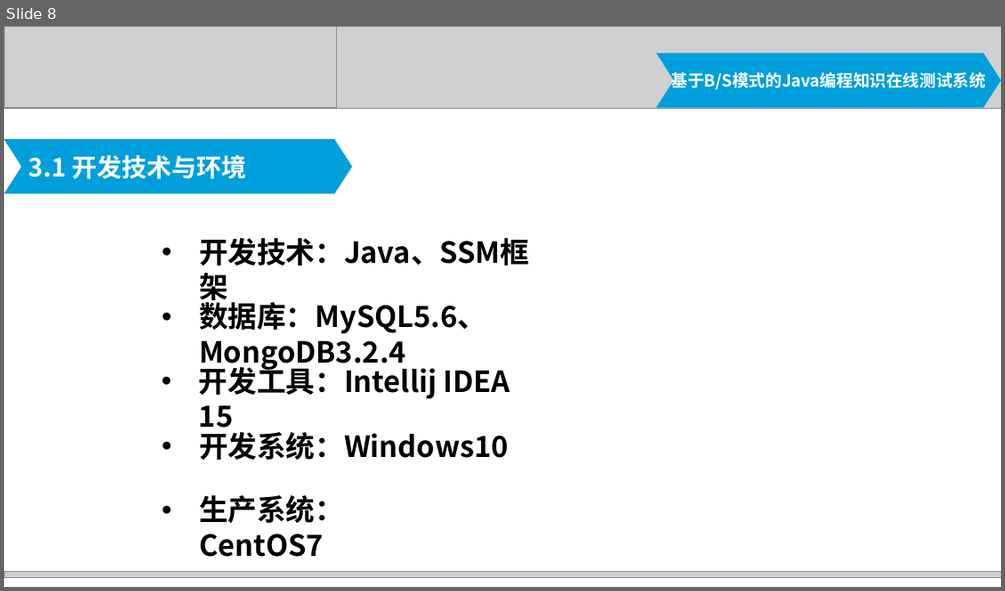
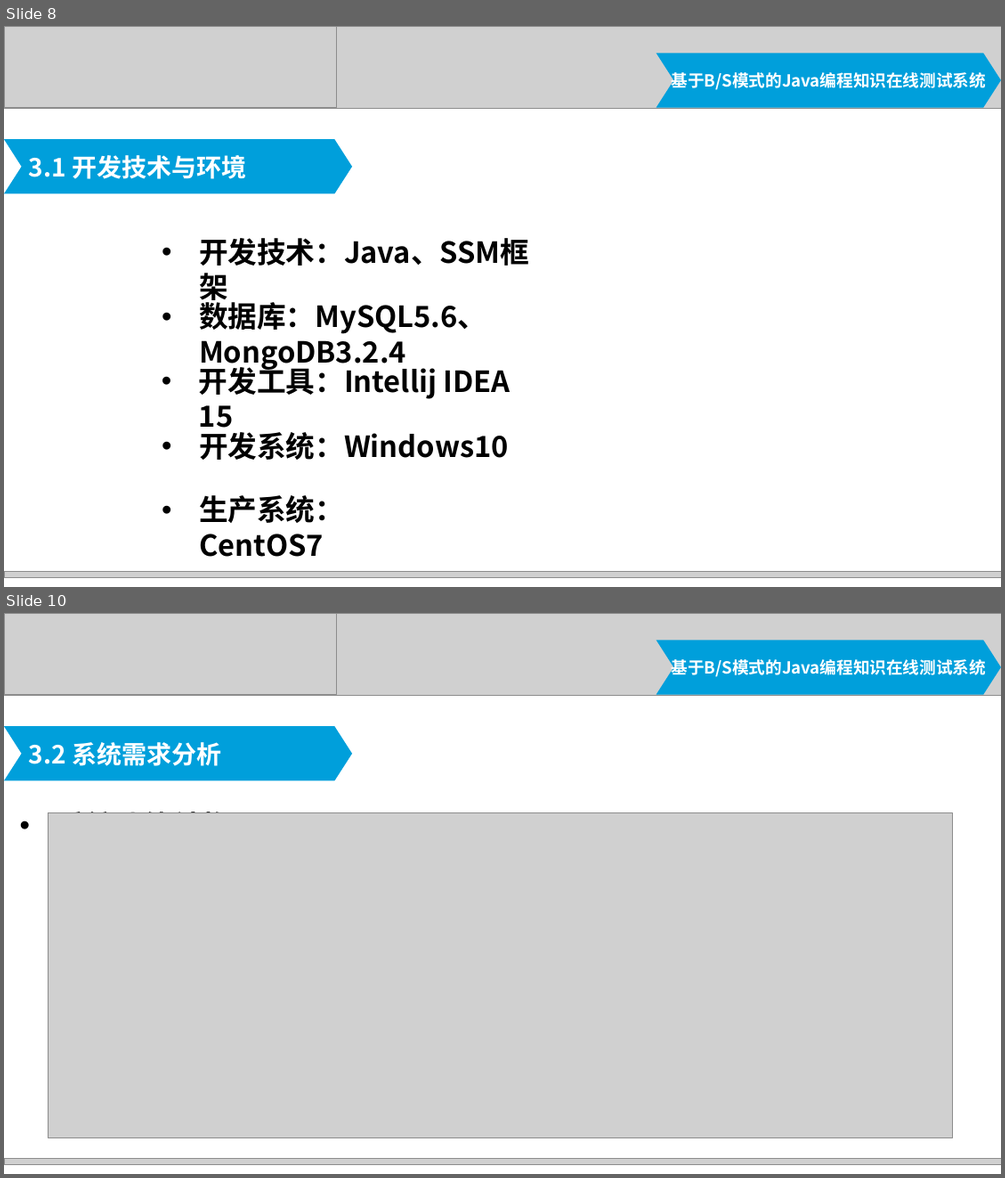
Before and after one commit to zhangweiheu/-, a slide deck: 2012211127-毕业答辩.pptx. Shown one above the other, each under a label of ours: slide 8 before the commit, slides 8 and 10 after it; the slides between them are not shown. The pictures are 1005x591 and 1005x1178 pixels, drawn with LibreOffice and Linux fonts; fonts in the diff are those of the drawing; grey boxes stand for pictures. Boxes give left, top, right and bottom in pixels: in the first picture for what was removed or moved away, otherwise in the second. Text is boxed around its words. In the diff, an @@ line names an element or a change of style, - is before the commit and + after.

```diff
--- a/2012211127-毕业答辩.pptx
+++ b/2012211127-毕业答辩.pptx
@@ slide 10 added at [4,613,1001,1174], background #FFFFFF @@
@@ picture added at [4,613,1001,695] @@
@@ picture added at [4,613,336,695] @@
@@ chevron added at [656,640,1001,695], fill #009FDB, 16 pt, text #FFFFFF, bold @@
+基于B/S模式的Java编程知识在线测试系统
@@ chevron added at [4,726,353,780], fill #009FDB, 24 pt, text #FFFFFF, bold @@
+3.2 系统需求分析
@@ picture added at [48,812,952,1137] @@
@@ text added at [57,806,260,813], 28 pt, text #000000, bold @@
+• 系统功能结构图
@@ picture added at [4,1159,1001,1165] @@
```
Also in this commit, not shown: 6 slides changed, 6 other slides added, 8 other files.
